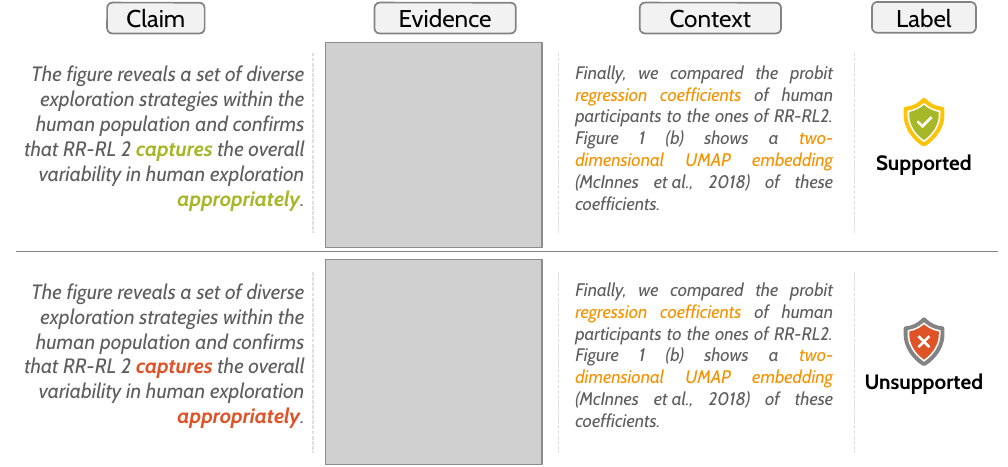
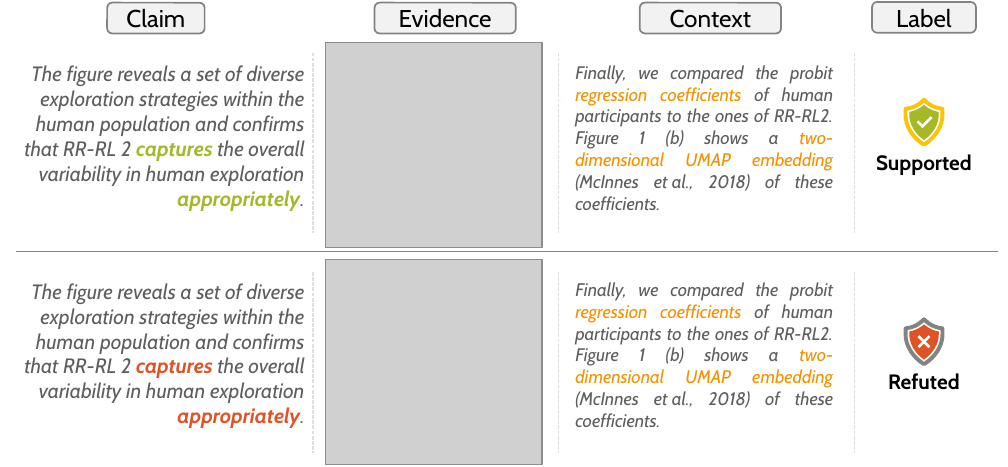
Before and after one commit to SciClaimEval/sciclaimeval.github.io, a slide deck: slide 1 of assets/ntcir-19-dataset_example.pptx. Drawn at 1008x467 pixels with LibreOffice and Linux fonts; fonts in the diff are those of the drawing; grey boxes stand for pictures. Boxes give left, top, right and bottom in pixels: in the first picture for what was removed or moved away, otherwise in the second. Text is boxed around its words. In the diff, an @@ line names an element or a change of style, - is before the commit and + after.

Commit message:
Change 'Supported' to 'Refuted'

```diff
--- a/assets/ntcir-19-dataset_example.pptx
+++ b/assets/ntcir-19-dataset_example.pptx
@@ text at (x1=888, y1=373, x2=960, y2=390): text changed @@
-Unsupported
+Refuted
```
Also in this commit, not shown: 1 other file.
